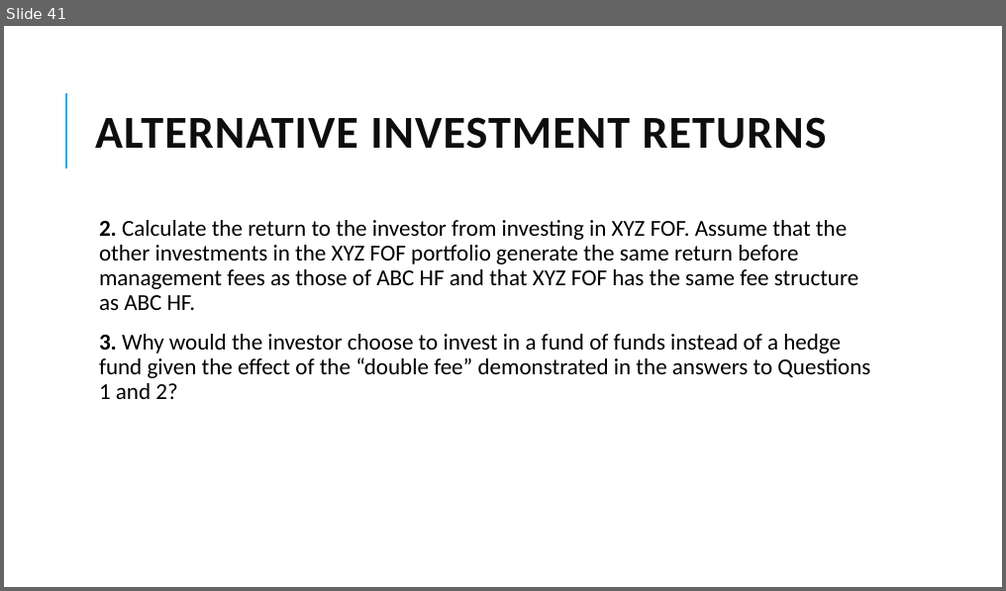
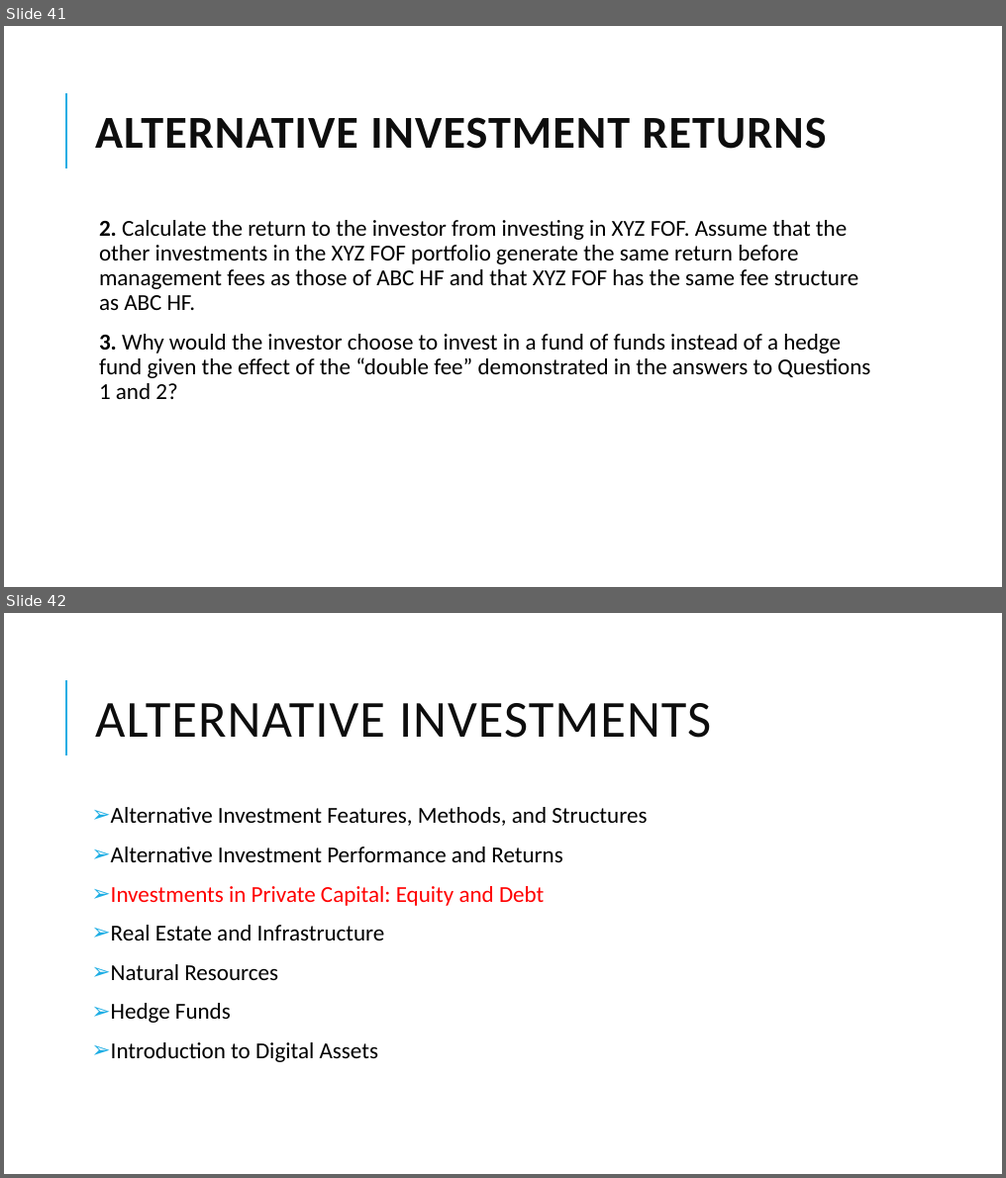
Before and after one commit to Isco0530/data, a slide deck: 2024Alternative.pptx. Shown one above the other, each under a label of ours: slide 41 before the commit, slides 41 and 42 after it. The pictures are 1006x591 and 1006x1178 pixels, drawn with LibreOffice and Linux fonts; fonts in the diff are those of the drawing. Boxes give left, top, right and bottom in pixels: in the first picture for what was removed or moved away, otherwise in the second. Text is boxed around its words. In the diff, an @@ line names an element or a change of style, - is before the commit and + after.

```diff
--- a/2024Alternative.pptx
+++ b/2024Alternative.pptx
@@ slide 42 added at box(4, 613, 1002, 1174), background #FFFFFF; not listed: 1 template element that a slide beside it also shows @@
@@ title added at box(95, 703, 711, 738), 50 pt, text #0D0D0D @@
+ALTERNATIVE INVESTMENTS
@@ text added at box(111, 807, 647, 1062), 22 pt, text #000000 @@
+➢ Alternative Investment Features, Methods, and Structures
+➢ Alternative Investment Performance and Returns
+➢ Investments in Private Capital: Equity and Debt
+➢ Real Estate and Infrastructure
+➢ Natural Resources
+➢ Hedge Funds
+➢ Introduction to Digital Assets
```
Also in this commit, not shown: 1 slide changed, 6 other slides added.
